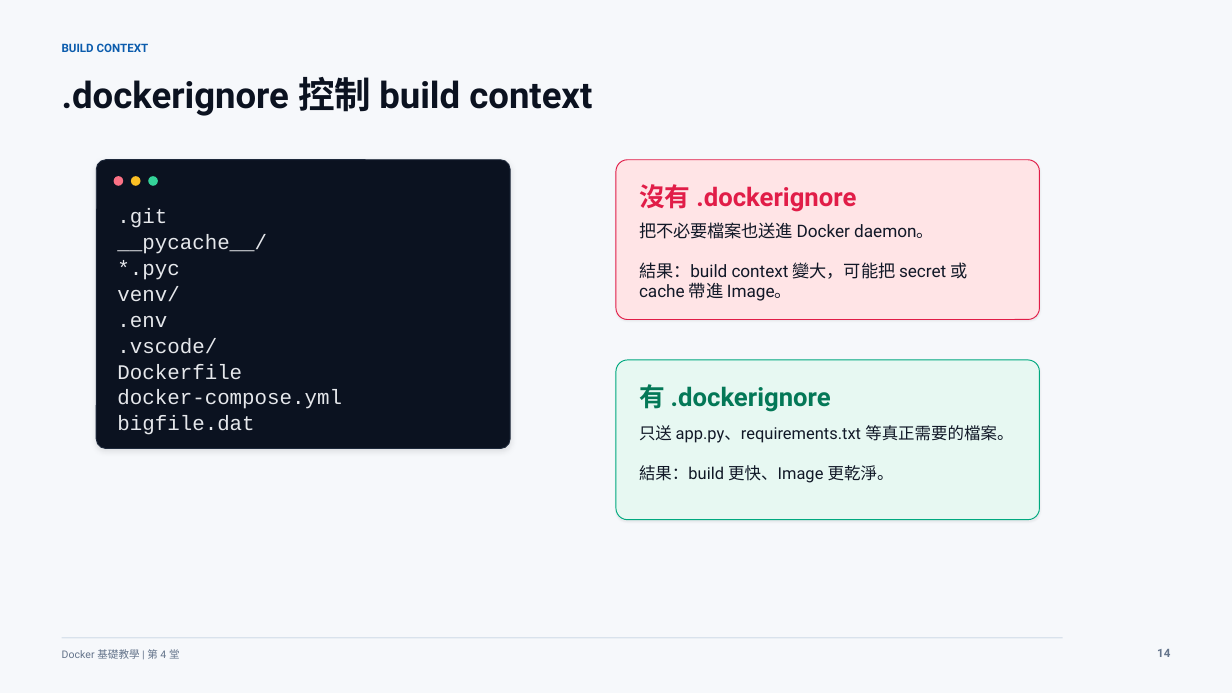
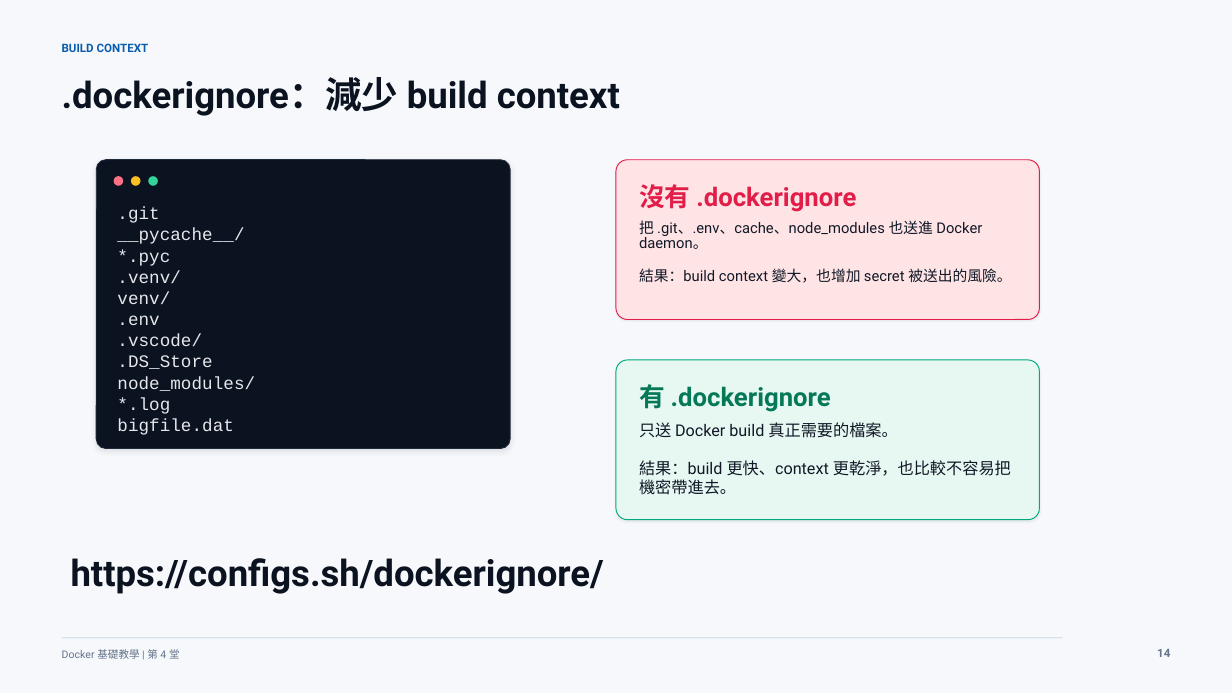
Before and after one commit to lalalalaluk/docker-practice, a slide deck: slide 14 of slides/docker-session4-custom-image-dockerhub.pptx (slide 23 before the commit). Drawn at 1232x693 pixels with LibreOffice and Linux fonts; fonts in the diff are those of the drawing. Boxes give left, top, right and bottom in pixels: in the first picture for what was removed or moved away, otherwise in the second. Text is boxed around its words. In the diff, an @@ line names an element or a change of style, - is before the commit and + after.

```diff
--- a/slides/docker-session4-custom-image-dockerhub.pptx
+++ b/slides/docker-session4-custom-image-dockerhub.pptx
@@ text at (62, 77, 620, 116): text changed @@
-.dockerignore 控制 build context
+.dockerignore：減少 build context
@@ text at (117, 207, 244, 435): size 16.2 to 13.8 pt in ".git", "__pycache__/", "*.pyc", "venv/" and 3 more places; line spacing 1.04 to 1 @@
@@ text at (639, 220, 1011, 283): text changed; size 13.3 to 11.5 pt @@
-把不必要檔案也送進 Docker daemon。
-結果：build context 變大，可能把 secret 或 cache 帶進 Image。
+把 .git、.env、cache、node_modules 也送進 Docker daemon。
+結果：build context 變大，也增加 secret 被送出的風險。
@@ text at (117, 271, 181, 283): paragraph added @@
+.venv/
@@ text at (117, 355, 255, 414): text changed; size 16.2 to 13.8 pt @@
-Dockerfile
-docker-compose.yml
+.DS_Store
+node_modules/
+*.log
@@ text at (639, 422, 1011, 495): text changed; size 12.8 to 12.6 pt @@
-只送 app.py、requirements.txt 等真正需要的檔案。
-結果：build 更快、Image 更乾淨。
+只送 Docker build 真正需要的檔案。
+結果：build 更快、context 更乾淨，也比較不容易把機密帶進去。
@@ text added at (71, 558, 604, 594), 28.5 pt, text #0B1220, bold @@
+https://configs.sh/dockerignore/
```
Also in this commit, not shown: 14 other slides changed, 3 slides added, 31 slides removed, 2 other files.
